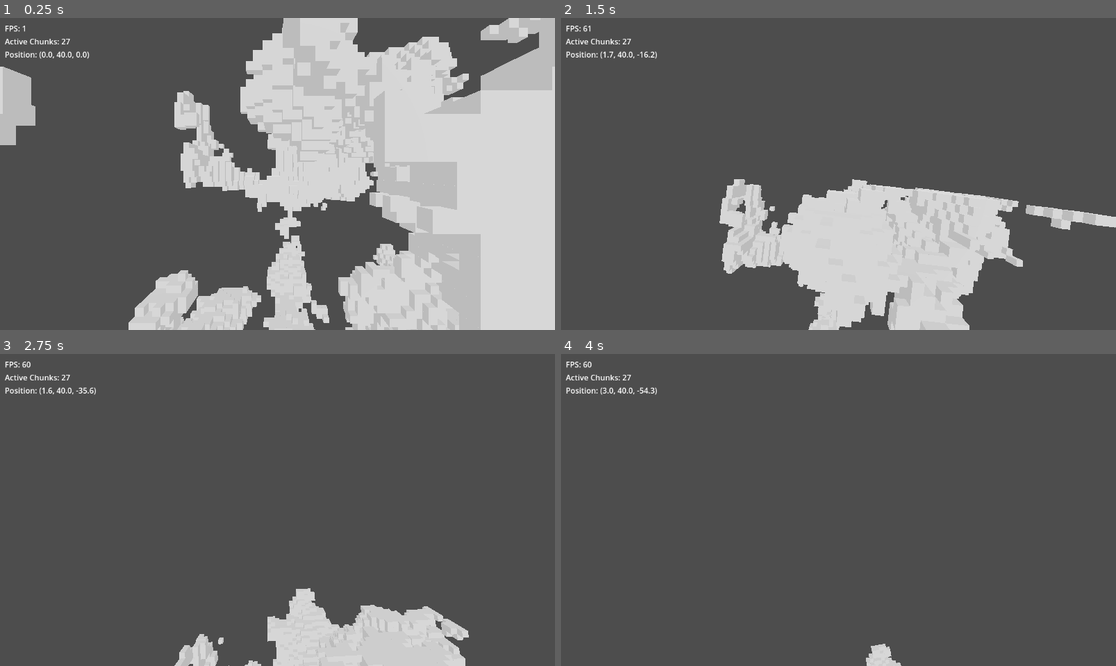
Above: before the commit, frames 1-4 (two rows, left to right).
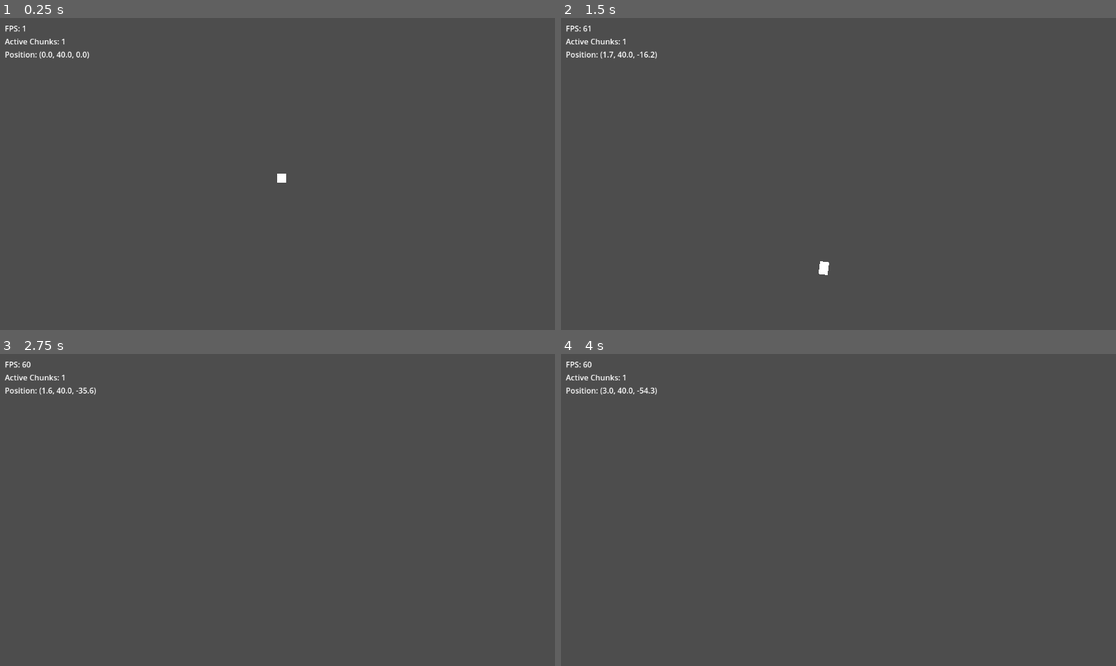
Above: after the commit, the same moments.

Repository: BerkZerker/Godot-Voxel-Demo
Game: Godot game, scene res://scenes/world.tscn
Same seed, same stepped clock (60 frames per second), same inputs: the game is played once before the commit and once after it.
Inputs (mouse positions are in pixels of both pictures, inside the frame that each line leads up to):
- Up to frame 1 (0.25 s): no input
- Up to frame 2 (1.5 s): tap Enter at 0.5 s; move the mouse to (866, 174) at 0.52 s; hold Shift (sprint) 0.53-1.28 s; hold W (forward) from 0.53 s (still down); move the mouse to (810, 174) at 1.27 s; tap Shift (sprint) at 1.35 s
- Up to frame 3 (2.75 s): keep holding W (forward); move the mouse to (288, 503) at 2.02 s; hold Shift (sprint) from 2.03 s (still down)
- Up to frame 4 (4 s): keep holding W (forward); move the mouse to (832, 516) at 2.77 s; release Shift (sprint) at 2.78 s; tap Shift (sprint) at 2.85 s; move the mouse to (877, 513) at 3.52 s; hold Shift (sprint) from 3.53 s (still down)

The runs differ from the first frame. In frame 1, 50% of the frame differs, in the area x 0-100%, y 0-100%; in frame 2, 18%; in frame 3, 6.6%; in frame 4, 0.3%.

Commit message:
voxel and chunk size settings

Diff:
--- a/scripts/autoload/settings_manager.gd
+++ b/scripts/autoload/settings_manager.gd
@@ -73,3 +73,6 @@
 
 func get_terrain_threshold() -> float:
     return settings.terrain_threshold
+
+func get_voxel_size() -> float:
+    return settings.voxel_size
--- a/scripts/resources/game_settings.gd
+++ b/scripts/resources/game_settings.gd
@@ -3,6 +3,7 @@
 
 ## World Generation Settings
 @export_group("World Settings")
+@export var voxel_size: float = 1.0  # Size of each voxel in world units
 @export var chunk_size: int = 16
 @export_range(1, 32) var world_size_x: int = 3  # Total number of chunks in X direction
 @export_range(1, 32) var world_size_y: int = 3  # Total number of chunks in Y direction
--- a/scripts/world/chunk.gd
+++ b/scripts/world/chunk.gd
@@ -1,22 +1,27 @@
 @tool
 extends Node3D
-
-## Constants
-const CHUNK_SIZE = 16
 
 ## Chunk Properties
 var chunk_position: Vector3i
 var voxel_data: Array = []
 var mesh_instance: MultiMeshInstance3D
+var settings_manager = null
+var chunk_size: int = 16  # Default, will be updated from settings
 
 ## Lifecycle Methods
 func _ready():
+    if has_node("/root/SettingsManager"):
+        settings_manager = get_node("/root/SettingsManager")
+        chunk_size = settings_manager.get_chunk_size()
+    else:
+        push_error("SettingsManager not found! Using default values.")
+
     initialize_chunk()
 
 ## Initialization
 func initialize_chunk():
     # Initialize voxel data array
-    voxel_data.resize(CHUNK_SIZE * CHUNK_SIZE * CHUNK_SIZE)
+    voxel_data.resize(chunk_size * chunk_size * chunk_size)
     voxel_data.fill(0)  # Fill with air blocks initially
 
     # Create mesh instance for voxels
@@ -33,44 +38,78 @@
 func setup_multimesh():
     var multimesh = MultiMesh.new()
 
-    # Create basic cube mesh
-    var mesh = BoxMesh.new()
-    mesh.size = Vector3(1, 1, 1)
+    # Create wireframe cube mesh
+    var immediate_mesh = ImmediateMesh.new()
+    var voxel_size = 1.0
+    if settings_manager:
+        voxel_size = settings_manager.get_voxel_size()
 
-    # Configure multimesh
-    multimesh.mesh = mesh
+    # Draw cube edges
+    immediate_mesh.clear_surfaces()
+    immediate_mesh.surface_begin(Mesh.PRIMITIVE_LINES)
+
+    # Front face
+    immediate_mesh.surface_add_vertex(Vector3(0, 0, 0))
+    immediate_mesh.surface_add_vertex(Vector3(voxel_size, 0, 0))
+
+    immediate_mesh.surface_add_vertex(Vector3(voxel_size, 0, 0))
+    immediate_mesh.surface_add_vertex(Vector3(voxel_size, voxel_size, 0))
+
+    immediate_mesh.surface_add_vertex(Vector3(voxel_size, voxel_size, 0))
+    immediate_mesh.surface_add_vertex(Vector3(0, voxel_size, 0))
+
+    immediate_mesh.surface_add_vertex(Vector3(0, voxel_size, 0))
+    immediate_mesh.surface_add_vertex(Vector3(0, 0, 0))
+
+    # Back face
+    immediate_mesh.surface_add_vertex(Vector3(0, 0, voxel_size))
+    immediate_mesh.surface_add_vertex(Vector3(voxel_size, 0, voxel_size))
+
+    immediate_mesh.surface_add_vertex(Vector3(voxel_size, 0, voxel_size))
+    immediate_mesh.surface_add_vertex(Vector3(voxel_size, voxel_size, voxel_size))
+
+    immediate_mesh.surface_add_vertex(Vector3(voxel_size, voxel_size, voxel_size))
+    immediate_mesh.surface_add_vertex(Vector3(0, voxel_size, voxel_size))
+
+    immediate_mesh.surface_add_vertex(Vector3(0, voxel_size, voxel_size))
+    immediate_mesh.surface_add_vertex(Vector3(0, 0, voxel_size))
+
+    # Connecting edges
+    immediate_mesh.surface_add_vertex(Vector3(0, 0, 0))
+    immediate_mesh.surface_add_vertex(Vector3(0, 0, voxel_size))
+
+    immediate_mesh.surface_add_vertex(Vector3(voxel_size, 0, 0))
+    immediate_mesh.surface_add_vertex(Vector3(voxel_size, 0, voxel_size))
+
+    immediate_mesh.surface_add_vertex(Vector3(voxel_size, voxel_size, 0))
+    immediate_mesh.surface_add_vertex(Vector3(voxel_size, voxel_size, voxel_size))
+
+    immediate_mesh.surface_add_vertex(Vector3(0, voxel_size, 0))
+    immediate_mesh.surface_add_vertex(Vector3(0, voxel_size, voxel_size))
+
+    immediate_mesh.surface_end()
+
+    # Configure multimesh with the wireframe mesh
+    multimesh.mesh = immediate_mesh
     multimesh.transform_format = MultiMesh.TRANSFORM_3D
     multimesh.instance_count = 0  # Will be updated as voxels are added
     mesh_instance.multimesh = multimesh
 
-    # Setup default material
+    # Setup material for white lines
     var material = StandardMaterial3D.new()
-    material.albedo_color = Color(1.0, 1.0, 1.0) # White color
+    material.albedo_color = Color(1.0, 1.0, 1.0)  # Pure white
+    material.shading_mode = BaseMaterial3D.SHADING_MODE_UNSHADED
+    material.no_depth_test = false
     mesh_instance.material_override = material
 
 ## Terrain Generation
 func generate_terrain():
-    # Get the world generator from the scene tree
-    var world_generator = get_tree().root.find_child("WorldGenerator", true, false)
-    if world_generator == null:
-        push_error("WorldGenerator not found in scene tree!")
-        return
-
-    # Generate voxels based on noise
-    for x in range(CHUNK_SIZE):
-        for y in range(CHUNK_SIZE):
-            for z in range(CHUNK_SIZE):
-                var world_x = chunk_position.x * CHUNK_SIZE + x
-                var world_y = chunk_position.y * CHUNK_SIZE + y
-                var world_z = chunk_position.z * CHUNK_SIZE + z
-
-                # Get the 3D noise value
-                var noise_value = world_generator.get_voxel_value(world_x, world_y, world_z)
-
-                # Place voxel if noise value is above threshold
-                if noise_value > 0.2: # Adjust threshold as needed
-                    var voxel_pos = Vector3i(x, y, z)
-                    set_voxel(voxel_pos, 1)  # 1 represents solid voxel
+    # Generate solid cube - simple solid chunk
+    for x in range(chunk_size):
+        for y in range(chunk_size):
+            for z in range(chunk_size):
+                var voxel_pos = Vector3i(x, y, z)
+                set_voxel(voxel_pos, 1)  # 1 represents solid voxel
 
     # Update the visual mesh
     update_mesh()
@@ -94,21 +133,21 @@
 
 ## Utility Methods
 func is_position_valid(pos: Vector3i) -> bool:
-    return pos.x >= 0 && pos.x < CHUNK_SIZE && \
-           pos.y >= 0 && pos.y < CHUNK_SIZE && \
-           pos.z >= 0 && pos.z < CHUNK_SIZE
+    return pos.x >= 0 && pos.x < chunk_size && \
+           pos.y >= 0 && pos.y < chunk_size && \
+           pos.z >= 0 && pos.z < chunk_size
 
 func get_voxel_index(pos: Vector3i) -> int:
-    return pos.x + (pos.y * CHUNK_SIZE * CHUNK_SIZE) + (pos.z * CHUNK_SIZE)
+    return pos.x + (pos.y * chunk_size * chunk_size) + (pos.z * chunk_size)
 
 ## Mesh Update
 func update_mesh():
     var visible_voxels = []
 
     # Count visible voxels
-    for x in range(CHUNK_SIZE):
-        for y in range(CHUNK_SIZE):
-            for z in range(CHUNK_SIZE):
+    for x in range(chunk_size):
+        for y in range(chunk_size):
+            for z in range(chunk_size):
                 var pos = Vector3i(x, y, z)
                 var voxel_value = get_voxel(pos)
                 if voxel_value > 0:
@@ -120,9 +159,17 @@
 
     # Update transforms
     var i = 0
+    var voxel_size = 1.0
+    if settings_manager:
+        voxel_size = settings_manager.get_voxel_size()
+
     for voxel_pos in visible_voxels:
         var transform = Transform3D()
-        transform.origin = Vector3(float(voxel_pos.x), float(voxel_pos.y), float(voxel_pos.z))
+        transform.origin = Vector3(
+            float(voxel_pos.x) * voxel_size,
+            float(voxel_pos.y) * voxel_size,
+            float(voxel_pos.z) * voxel_size
+        )
         multimesh.set_instance_transform(i, transform)
         i += 1
 
--- a/scripts/world/chunk_manager.gd
+++ b/scripts/world/chunk_manager.gd
@@ -6,72 +6,91 @@
 signal chunk_unloaded(chunk_pos: Vector3i)
 
 ## Chunk Management Properties
-@export var chunk_size: int = 16
-@export var render_distance: int = 8
-@export var active_chunks: Dictionary = {}
+var chunk_size: int = 16  # Default, will be updated from settings
+var render_distance: int = 8
+var active_chunks: Dictionary = {}
+var settings_manager = null
 
 ## Resource References
 var chunk_scene: PackedScene
 
 ## Lifecycle Methods
 func _ready():
-	# Load the chunk scene from components directory
-	chunk_scene = load("res://scenes/components/chunk.tscn")
-	if !chunk_scene:
-		push_error("Failed to load chunk scene!")
+    # Get settings manager
+    if has_node("/root/SettingsManager"):
+        settings_manager = get_node("/root/SettingsManager")
+        chunk_size = settings_manager.get_chunk_size()
+    else:
+        push_error("SettingsManager not found! Using default values.")
+
+    # Load the chunk scene from components directory
+    chunk_scene = load("res://scenes/components/chunk.tscn")
+    if !chunk_scene:
+        push_error("Failed to load chunk scene!")
 
 ## Initialization
 func initialize(size: int, distance: int):
-	chunk_size = size
-	render_distance = distance
+    chunk_size = size
+    render_distance = distance
 
 ## Chunk Management Methods
 func load_chunk(chunk_pos: Vector3i):
-	# Skip if chunk already exists
-	if chunk_pos in active_chunks:
-		return
+    # Skip if chunk already exists
+    if chunk_pos in active_chunks:
+        return
 
-	# Create new chunk instance
-	var chunk = chunk_scene.instantiate()
-	if !chunk:
-		push_error("Failed to instantiate chunk scene at position: ", chunk_pos)
-		return
+    # Create new chunk instance
+    var chunk = chunk_scene.instantiate()
+    if !chunk:
+        push_error("Failed to instantiate chunk scene at position: ", chunk_pos)
+        return
 
-	# Setup and add chunk to scene
-	chunk.position = chunk_position_to_world(chunk_pos)
-	chunk.chunk_position = chunk_pos
-	add_child(chunk)
-	active_chunks[chunk_pos] = chunk
-	emit_signal("chunk_loaded", chunk_pos)
+    # Setup and add chunk to scene
+    chunk.position = chunk_position_to_world(chunk_pos)
+    chunk.chunk_position = chunk_pos
+    add_child(chunk)
+    active_chunks[chunk_pos] = chunk
+    emit_signal("chunk_loaded", chunk_pos)
 
 func unload_chunk(chunk_pos: Vector3i):
-	# Skip if chunk doesn't exist
-	if not chunk_pos in active_chunks:
-		return
+    # Skip if chunk doesn't exist
+    if not chunk_pos in active_chunks:
+        return
 
-	# Remove and cleanup chunk
-	var chunk = active_chunks[chunk_pos]
-	if is_instance_valid(chunk):
-		chunk.queue_free()
-	active_chunks.erase(chunk_pos)
-	emit_signal("chunk_unloaded", chunk_pos)
+    # Remove and cleanup chunk
+    var chunk = active_chunks[chunk_pos]
+    if is_instance_valid(chunk):
+        chunk.queue_free()
+    active_chunks.erase(chunk_pos)
+    emit_signal("chunk_unloaded", chunk_pos)
 
 ## Position Conversion Methods
 func world_to_chunk_position(world_pos: Vector3) -> Vector3i:
-	return Vector3i(
-		floor(world_pos.x / chunk_size),
-		floor(world_pos.y / chunk_size),
-		floor(world_pos.z / chunk_size)
-	)
+    var voxel_size = 1.0
+    if settings_manager:
+        voxel_size = settings_manager.get_voxel_size()
+
+    # Account for voxel size in position calculation
+    var scaled_pos = world_pos / voxel_size
+    return Vector3i(
+        floor(scaled_pos.x / chunk_size),
+        floor(scaled_pos.y / chunk_size),
+        floor(scaled_pos.z / chunk_size)
+    )
 
 func chunk_position_to_world(chunk_pos: Vector3i) -> Vector3:
-	return Vector3(
-		chunk_pos.x * chunk_size,
-		chunk_pos.y * chunk_size,
-		chunk_pos.z * chunk_size
-	)
+    var voxel_size = 1.0
+    if settings_manager:
+        voxel_size = settings_manager.get_voxel_size()
+
+    # Account for voxel size in position calculation
+    return Vector3(
+        chunk_pos.x * chunk_size * voxel_size,
+        chunk_pos.y * chunk_size * voxel_size,
+        chunk_pos.z * chunk_size * voxel_size
+    )
 
 ## Utility Methods
 func get_chunk_at(world_pos: Vector3) -> Node3D:
-	var chunk_pos = world_to_chunk_position(world_pos)
-	return active_chunks.get(chunk_pos)
+    var chunk_pos = world_to_chunk_position(world_pos)
+    return active_chunks.get(chunk_pos)
--- a/settings/game_settings.tres
+++ b/settings/game_settings.tres
@@ -4,10 +4,11 @@
 
 [resource]
 script = ExtResource("1_abcd1")
+voxel_size = 0.1
 chunk_size = 16
-world_size_x = 3
-world_size_y = 3
-world_size_z = 3
+world_size_x = 1
+world_size_y = 1
+world_size_z = 1
 render_distance = 2
 movement_speed = 10.0
 sprint_speed = 20.0
Not shown, changed: README.md
Not shown, changed: memory-bank/activeContext.md
Not shown, changed: memory-bank/implementation-plan.md
Not shown, changed: memory-bank/progress.md
